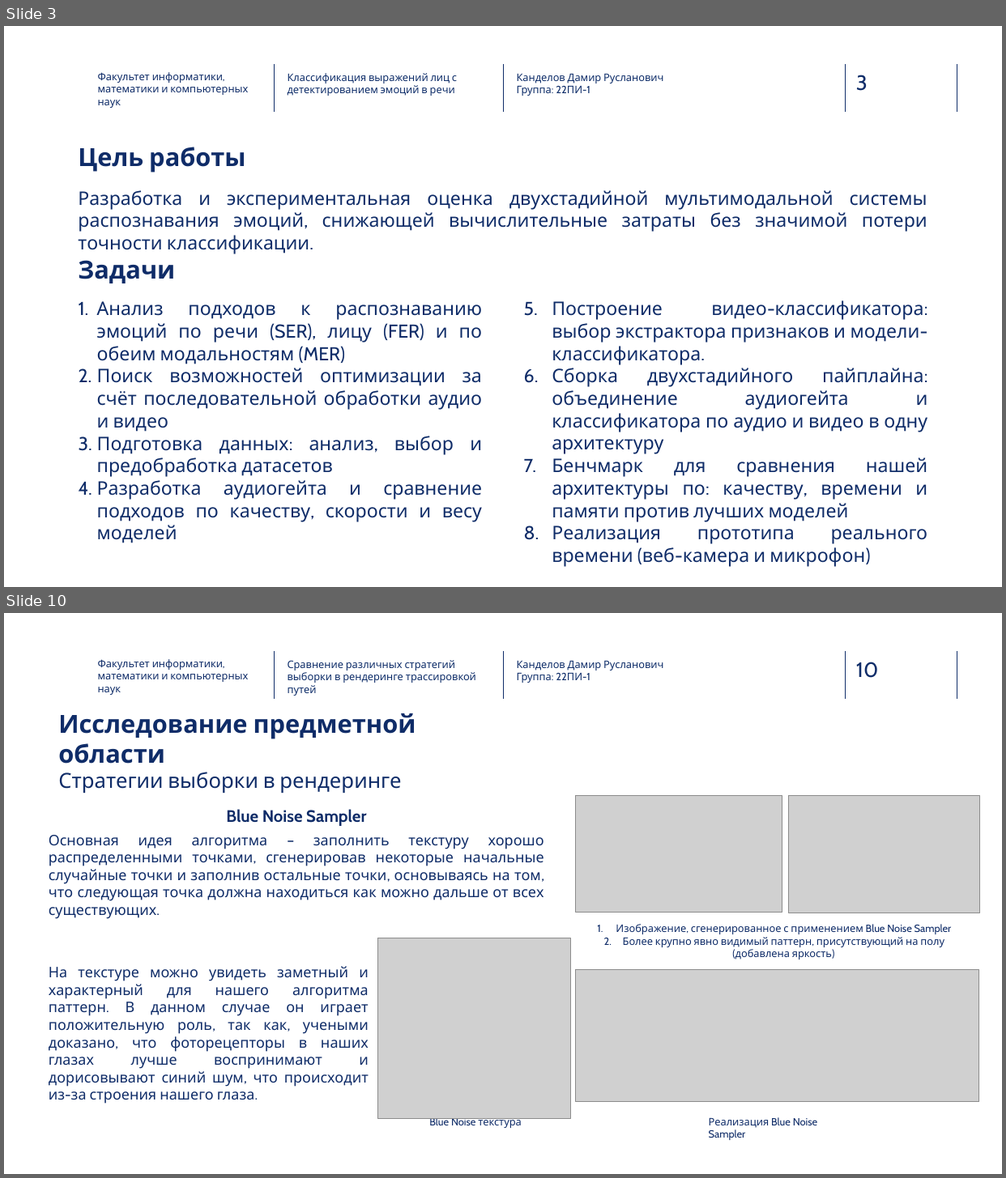
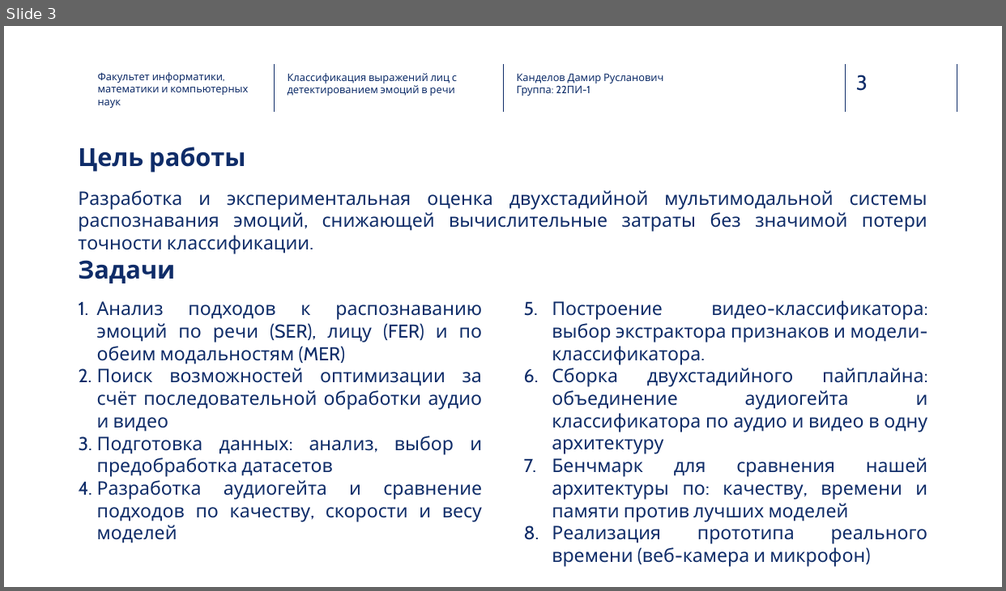
Before and after one commit to Kaparya/Classification-of-Facial-Expressions, a slide deck: Diploma_presentation.pptx. Shown one above the other, each under a label of ours: slides 3 and 10 before the commit, slide 3 after it; the slides between them are not shown. The pictures are 1006x1178 and 1006x591 pixels, drawn with LibreOffice and Linux fonts; fonts in the diff are those of the drawing; grey boxes stand for pictures; background and template pictures are left out. Boxes give left, top, right and bottom in pixels: in the first picture for what was removed or moved away, otherwise in the second. Text is boxed around its words. In the diff, an @@ line names an element or a change of style, - is before the commit and + after.

```diff
--- a/Diploma_presentation.pptx
+++ b/Diploma_presentation.pptx
@@ slide 10 removed at bbox=[4, 613, 1002, 1174], background picture (left out); not listed: 5 template elements that a slide beside it also shows @@
@@ text removed at bbox=[98, 659, 248, 695] @@
-Факультет информатики, математики и компьютерных наук
@@ text removed at bbox=[288, 660, 476, 696] @@
-Сравнение различных стратегий выборки в рендеринге трассировкой путей
@@ text removed at bbox=[517, 660, 663, 683] @@
-Канделов Дамир Русланович
-Группа: 22ПИ-1
@@ text removed at bbox=[58, 713, 416, 793] @@
-Исследование предметной области
-Стратегии выборки в рендеринге
@@ picture removed at bbox=[576, 796, 782, 913] @@
@@ picture removed at bbox=[790, 796, 979, 914] @@
@@ text removed at bbox=[49, 809, 544, 901] @@
-Blue Noise Sampler
-Основная идея алгоритма – заполнить текстуру хорошо распределенными точками, сгенерировав некоторые начальные случайные точки и заполнив остальные точки, основываясь на том, что следующая точка должна находиться как можно дальше от всех существующих.
@@ text removed at bbox=[616, 924, 952, 960] @@
-1. Изображение, сгенерированное с применением Blue Noise Sampler
-2. Более крупно явно видимый паттерн, присутствующий на полу (добавлена яркость)
@@ picture removed at bbox=[378, 939, 571, 1119] @@
@@ text removed at bbox=[49, 966, 368, 1100] @@
-На текстуре можно увидеть заметный и характерный для нашего алгоритма паттерн. В данном случае он играет положительную роль, так как, учеными доказано, что фоторецепторы в наших глазах лучше воспринимают и дорисовывают синий шум, что происходит из-за строения нашего глаза.
@@ picture removed at bbox=[576, 970, 979, 1102] @@
@@ text removed at bbox=[429, 1118, 522, 1128] @@
-Blue Noise текстура
@@ text removed at bbox=[709, 1118, 817, 1140] @@
-Реализация Blue Noise Sampler
```
Also in this commit, not shown: 6 slides changed, 6 slides added, 8 other slides removed, 1 other file.
